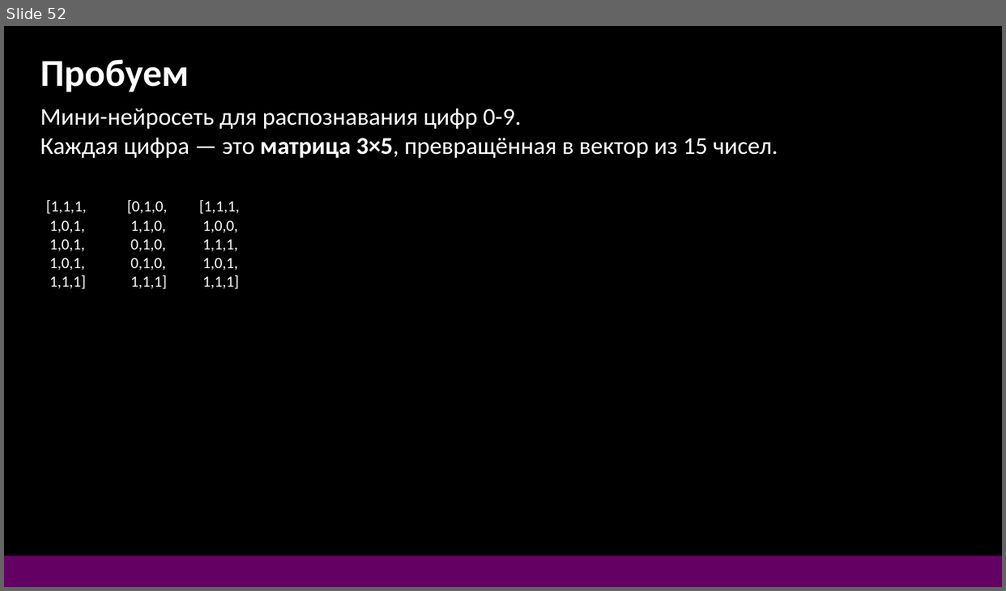
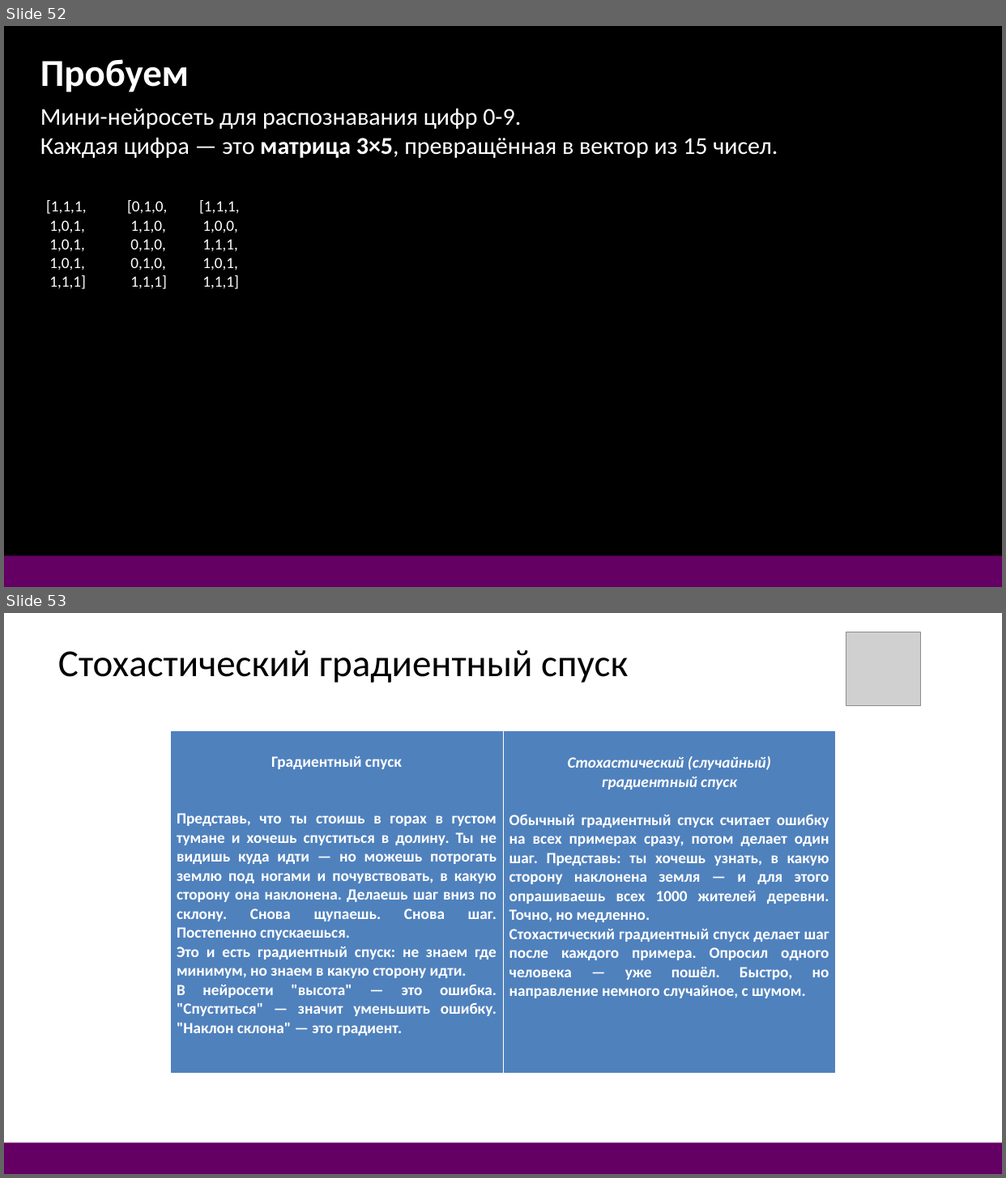
Before and after one commit to DonRobot-all/ML, a slide deck: 1. ML first 28.pptx. Shown one above the other, each under a label of ours: slide 52 before the commit, slides 52 and 53 after it. The pictures are 1006x591 and 1006x1178 pixels, drawn with LibreOffice and Linux fonts; fonts in the diff are those of the drawing; grey boxes stand for pictures. Boxes give left, top, right and bottom in pixels: in the first picture for what was removed or moved away, otherwise in the second. Text is boxed around its words. In the diff, an @@ line names an element or a change of style, - is before the commit and + after.

```diff
--- a/1. ML first 28.pptx
+++ b/1. ML first 28.pptx
@@ slide 53 added at box(4, 613, 1002, 1174), background #FFFFFF @@
@@ picture added at box(846, 632, 921, 705) @@
@@ text added at box(58, 650, 628, 683), 44 pt, text #000000 @@
+Стохастический градиентный спуск
@@ table added at box(171, 731, 835, 1074), 1 rows, 2 columns @@
+Градиентный спуск / Представь, что ты стоишь в горах в густом тумане и хочешь спуститься в долину. Ты не видишь куда идти — но можешь потрогать землю под ногами и почувствовать, в какую сторону она наклонена. Делаешь шаг вниз по склону. Снова щупаешь. Снова шаг. Постепенно спускаешься. / Это и есть градиентный спуск: не знаем где минимум, но знаем в какую сторону идти. / В нейросети "высота" — это ошибка. "Спуститься" — значит уменьшить ошибку. "Наклон склона" — это градиент. | Стохастический (случайный) / градиентный спуск / Обычный градиентный спуск считает ошибку на всех примерах сразу, потом делает один шаг. Представь: ты хочешь узнать, в какую сторону наклонена земля — и для этого опрашиваешь всех 1000 жителей деревни. Точно, но медленно. / Стохастический градиентный спуск делает шаг после каждого примера. Опросил одного человека — уже пошёл. Быстро, но направление немного случайное, с шумом.
@@ rectangle added at box(4, 1143, 1002, 1174), fill #640064 @@
```
Also in this commit, not shown: 7 other slides added, 3 other files.
